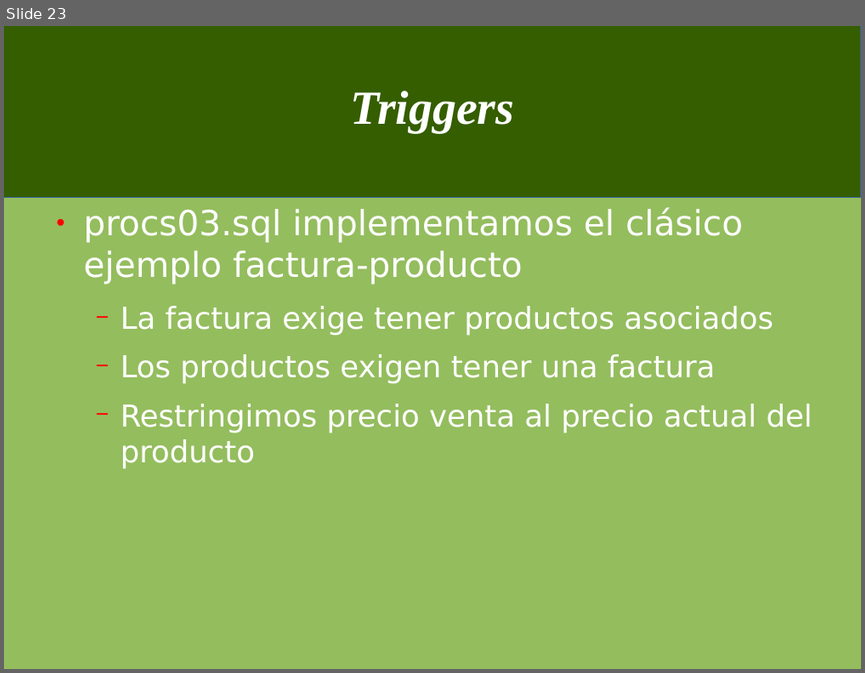
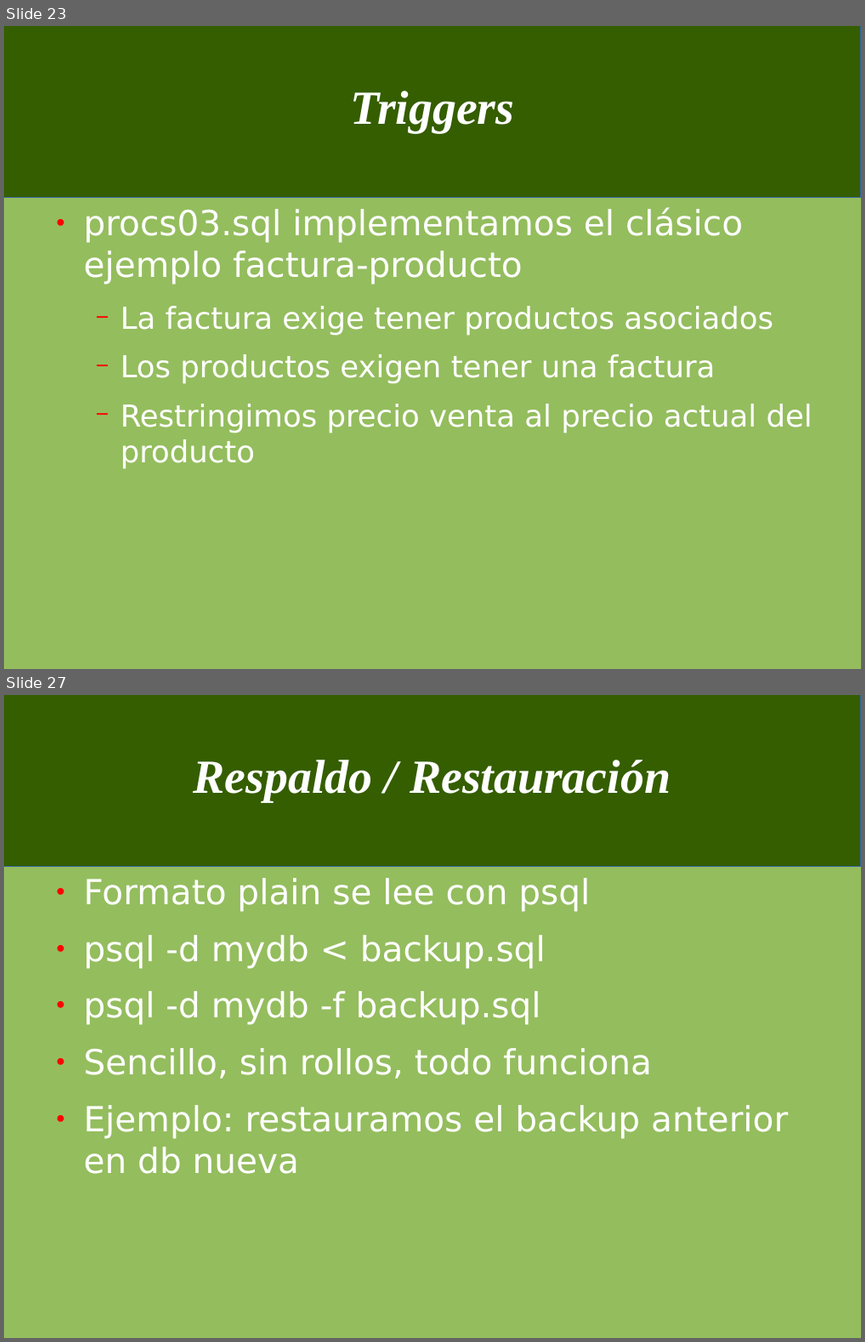
Before and after one commit to jorgeu/curso-postgresql, a slide deck: cursopostgres.odp. Shown one above the other, each under a label of ours: slide 23 before the commit, slides 23 and 27 after it; the slides between them are not shown. The pictures are 865x673 and 865x1342 pixels, drawn with LibreOffice and Linux fonts; fonts in the diff are those of the drawing. Boxes give left, top, right and bottom in pixels: in the first picture for what was removed or moved away, otherwise in the second. Text is boxed around its words. In the diff, an @@ line names an element or a change of style, - is before the commit and + after.

```diff
--- a/cursopostgres.odp
+++ b/cursopostgres.odp
@@ slide 27 added at [4, 695, 861, 1338], background #94BD5E; not listed: 1 template element that a slide beside it also shows @@
@@ title added at [194, 760, 670, 802], 44 pt, text #FFFFFF, bold, italic @@
+Respaldo / Restauración
@@ text added at [84, 878, 788, 1174], 32 pt, text #FFFFFF @@
+● Formato plain se lee con psql
+● psql -d mydb < backup.sql
+● psql -d mydb -f backup.sql
+● Sencillo, sin rollos, todo funciona
+● Ejemplo: restauramos el backup anterior en db nueva
```
Also in this commit, not shown: 1 slide changed, 19 other slides added, 1 other file.
